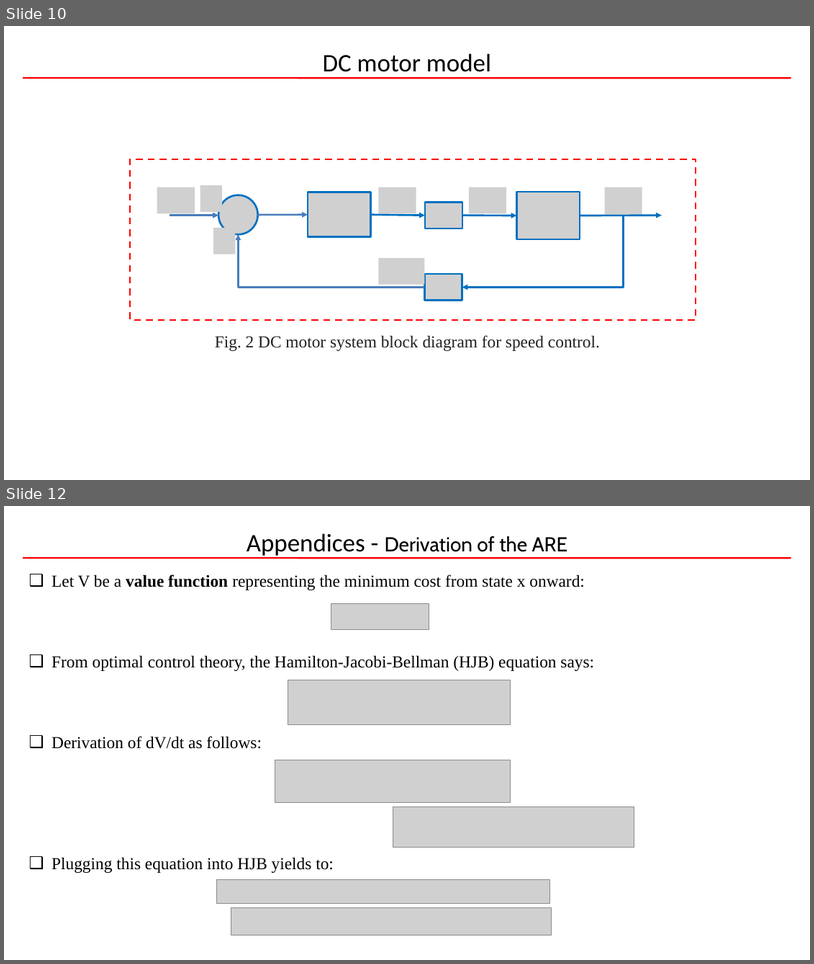
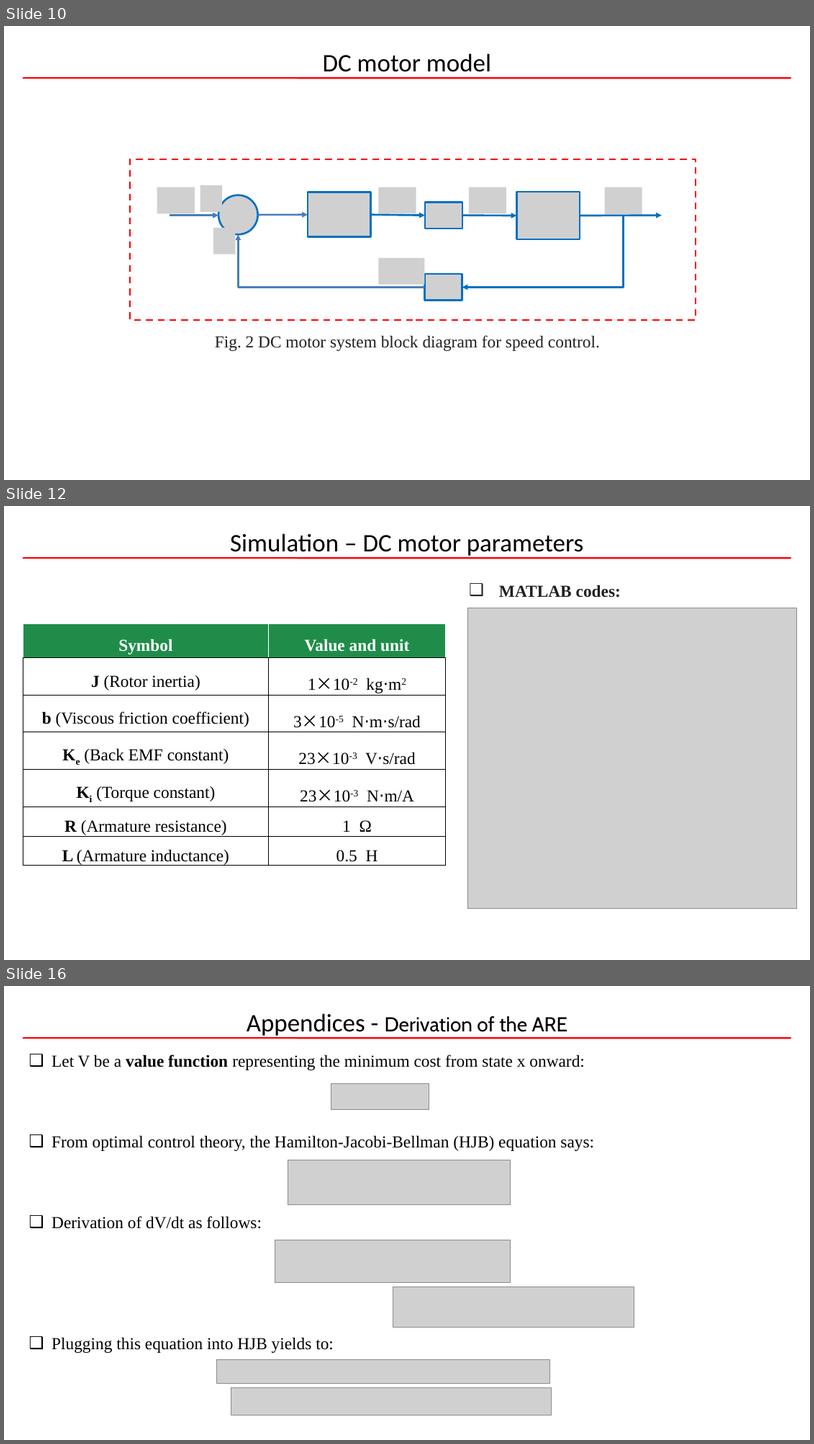
Before and after one commit to reenor/UOU-WA1194-Linear-System-Control, a slide deck: Exercises/20245360_CHUNG_QUANG_KHANH_Term_Project/20245360_CHUNG_QUANG_KHANH_Optimal_Control.pptx. Shown one above the other, each under a label of ours: slides 10 and 12 before the commit, slides 10, 12 and 16 after it; the slides between them are not shown. The pictures are 814x964 and 814x1444 pixels, drawn with LibreOffice and Linux fonts; fonts in the diff are those of the drawing; grey boxes stand for pictures; background and template pictures are left out. Boxes give left, top, right and bottom in pixels: in the first picture for what was removed or moved away, otherwise in the second. Text is boxed around its words. In the diff, an @@ line names an element or a change of style, - is before the commit and + after.

```diff
--- a/Exercises/20245360_CHUNG_QUANG_KHANH_Term_Project/20245360_CHUNG_QUANG_KHANH_Optimal_Control.pptx
+++ b/Exercises/20245360_CHUNG_QUANG_KHANH_Term_Project/20245360_CHUNG_QUANG_KHANH_Optimal_Control.pptx
@@ slide 12 added at box(4, 506, 810, 960), background picture (left out); not listed: 2 template elements that a slide beside it also shows @@
@@ title added at box(230, 533, 584, 558), 30 pt, text #000000 @@
+Simulation – DC motor parameters
@@ text added at box(499, 584, 621, 597), 20 pt, text #231F20, bold @@
+❑ MATLAB codes:
@@ picture added at box(468, 608, 797, 908) @@
@@ table added at box(23, 623, 446, 868), 7 rows, 2 columns @@
+Symbol | Value and unit
+J (Rotor inertia) | 1×10-2 kg⋅m2
+b (Viscous friction coefficient) | 3×10-5 N⋅m⋅s/rad
+Ke (Back EMF constant) | 23×10-3 V⋅s/rad
+Ki (Torque constant) | 23×10-3 N⋅m/A
+R (Armature resistance) | 1 Ω
+L (Armature inductance) | 0.5 H
@@ what was slide 12 is now slide 16 @@
```
Also in this commit, not shown: 4 slides changed, 4 other slides added, 1 slide removed, 5 other files.
